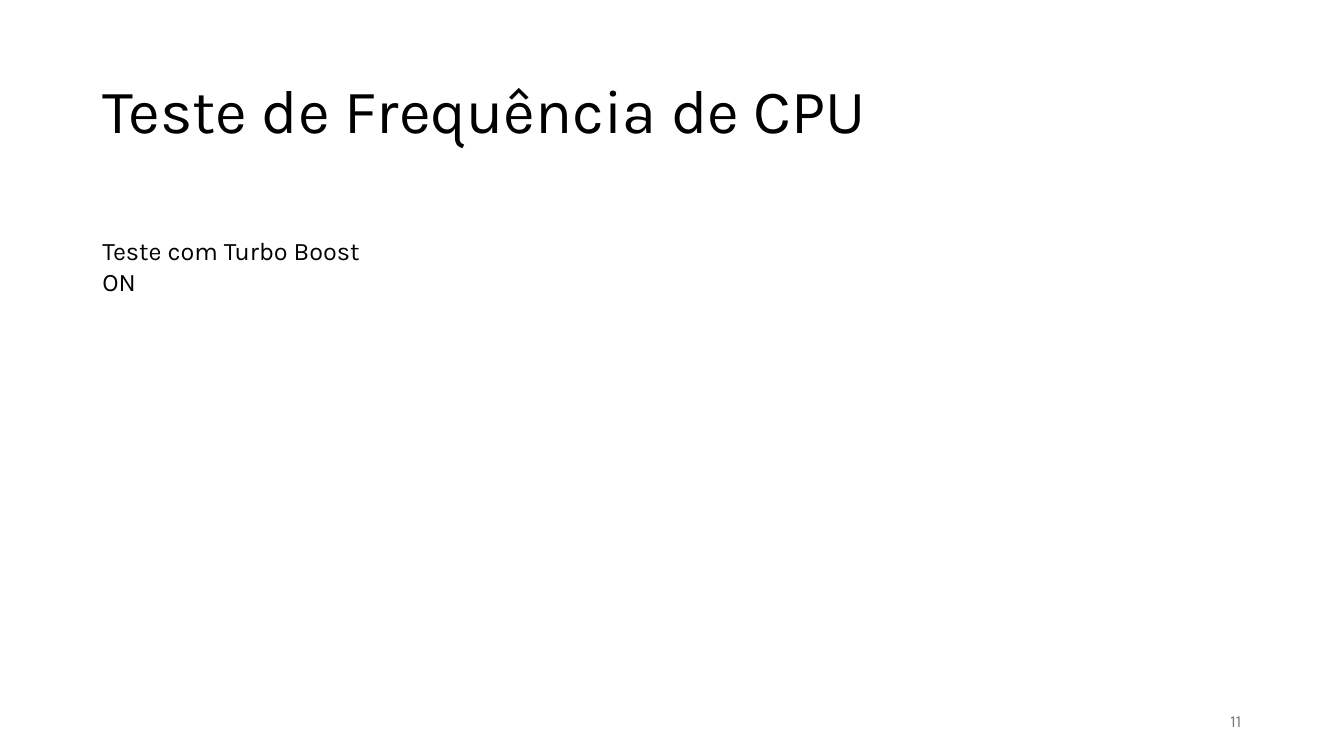
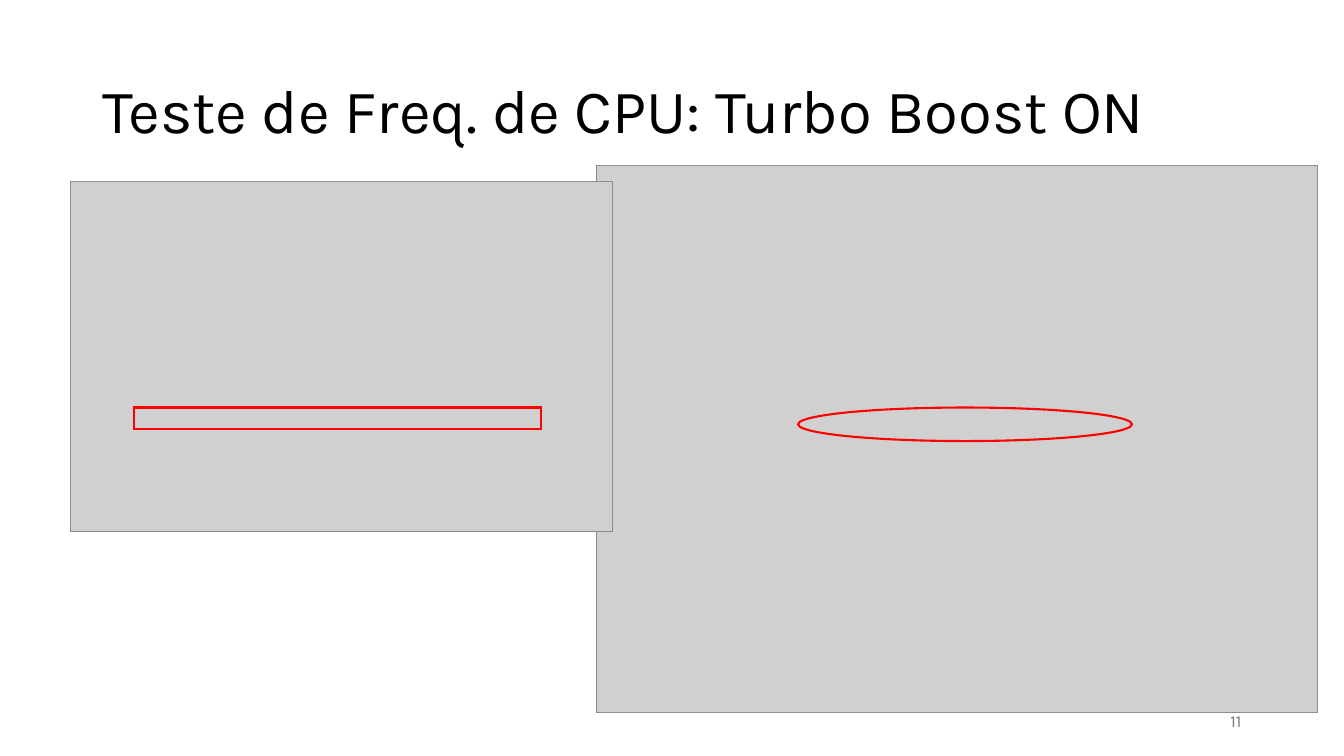
Before and after one commit to jlggross/TF-cmp223, a slide deck: slide 11 of 02-Parcial/02-Parcial-Apresentacao.pptx. Drawn at 1344x756 pixels with LibreOffice and Linux fonts; fonts in the diff are those of the drawing; grey boxes stand for pictures. Boxes give left, top, right and bottom in pixels: in the first picture for what was removed or moved away, otherwise in the second. Text is boxed around its words. In the diff, an @@ line names an element or a change of style, - is before the commit and + after.

```diff
--- a/02-Parcial/02-Parcial-Apresentacao.pptx
+++ b/02-Parcial/02-Parcial-Apresentacao.pptx
@@ title at box(102, 91, 1144, 148): text changed @@
-Teste de Frequência de CPU
+Teste de Freq. de CPU: Turbo Boost ON
@@ picture added at box(597, 165, 1318, 713) @@
@@ picture added at box(71, 181, 613, 531) @@
@@ text removed at box(102, 242, 360, 292) @@
-Teste com Turbo Boost ON
@@ rectangle added at box(134, 407, 540, 430), outline #FF0000 1.5 pt @@
@@ ellipse added at box(799, 407, 1132, 441), outline #FF0000 1.5 pt @@
```
Also in this commit, not shown: 10 other slides changed, 1 other file.
